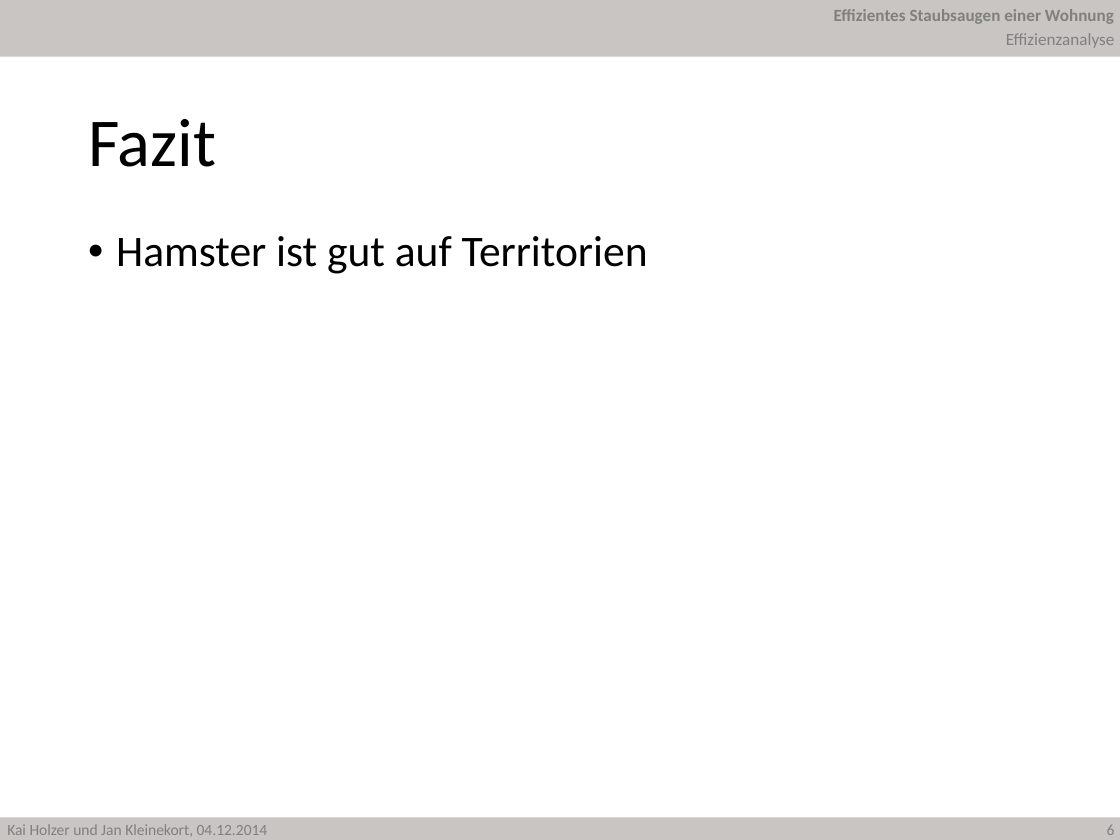
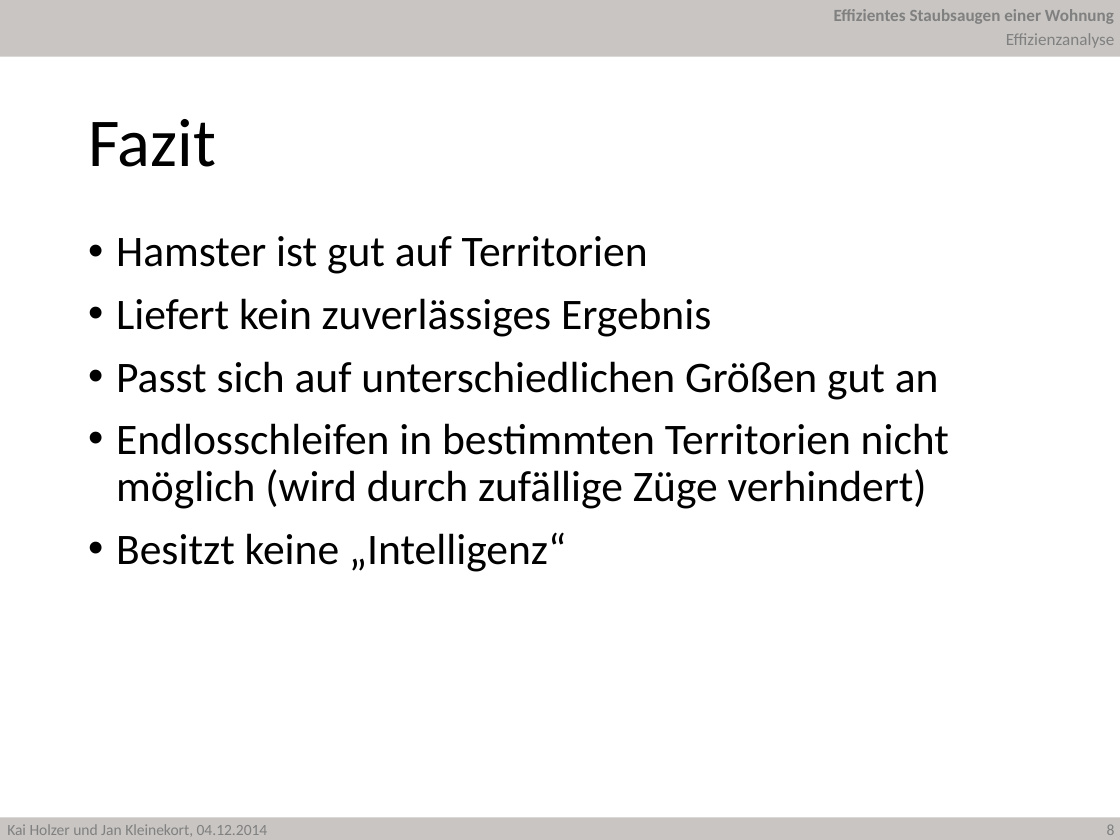
Before and after one commit to JanKl/Hamster, a slide deck: slide 8 of Präsentation/Hamster Holzer Kleinekort.pptx (slide 6 before the commit). Drawn at 1120x840 pixels with LibreOffice and Linux fonts; fonts in the diff are those of the drawing; background and template pictures are left out. Boxes give left, top, right and bottom in pixels: in the first picture for what was removed or moved away, otherwise in the second. Text is boxed around its words. In the diff, an @@ line names an element or a change of style, - is before the commit and + after.

```diff
--- a/Präsentation/Hamster Holzer Kleinekort.pptx
+++ b/Präsentation/Hamster Holzer Kleinekort.pptx
@@ text at box(116, 298, 949, 572): paragraphs added @@
+• Liefert kein zuverlässiges Ergebnis
+• Passt sich auf unterschiedlichen Größen gut an
+• Endlosschleifen in bestimmten Territorien nicht möglich (wird durch zufällige Züge verhindert)
+• Besitzt keine „Intelligenz“
@@ page number at box(1107, 824, 1115, 835): text changed @@
-6
+8
```
Also in this commit, not shown: 2 other slides changed, 2 slides added, 1 other file.
